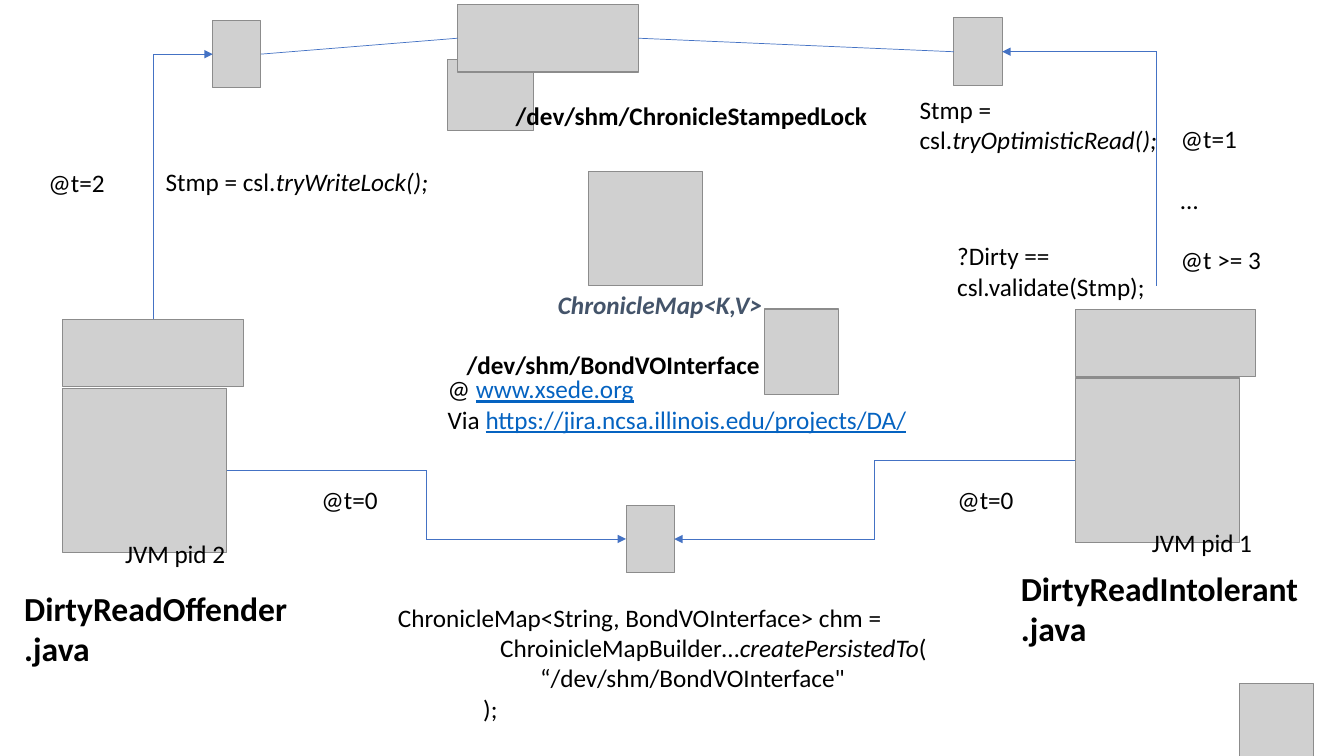
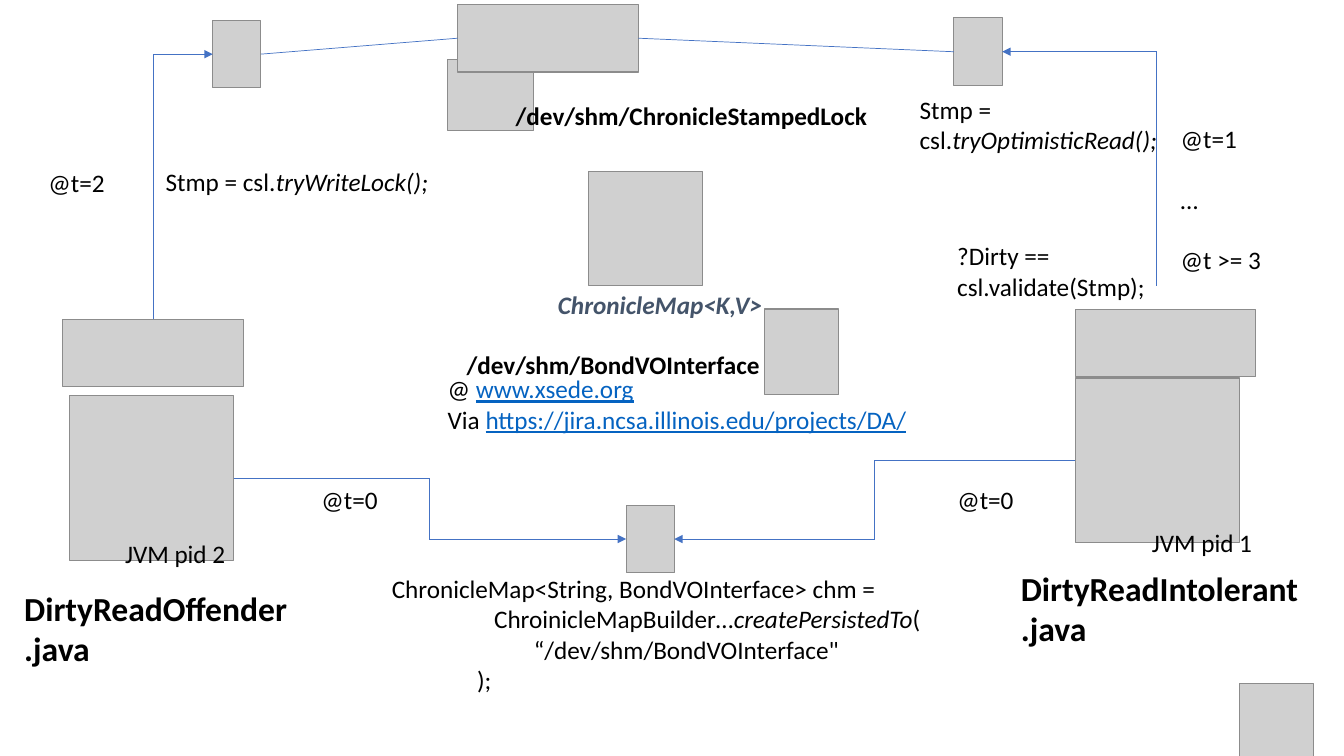
Before and after one commit to Cotton-Ben/RFC, a slide deck: slide 4 of ChroncileStampedLock/Chronicle=RFC.pptx (slide 2 before the commit). Drawn at 1344x756 pixels with LibreOffice and Linux fonts; fonts in the diff are those of the drawing; grey boxes stand for pictures. Boxes give left, top, right and bottom in pixels: in the first picture for what was removed or moved away, otherwise in the second. Text is boxed around its words. In the diff, an @@ line names an element or a change of style, - is before the commit and + after.

```diff
--- a/ChroncileStampedLock/Chronicle=RFC.pptx
+++ b/ChroncileStampedLock/Chronicle=RFC.pptx
@@ picture: place and size @@
-picture at (63, 388, 227, 553)
+picture at (70, 396, 234, 561)
@@ elbow arrow moved from (227, 471) - (626, 539) to (234, 478) - (626, 539) @@
@@ text "ChronicleMap<String, BondVOInterface> chm =": place and size @@
-text "ChronicleMap<String, BondVOInterface> chm =" at (398, 609, 926, 688)
+text "ChronicleMap<String, BondVOInterface> chm =" at (392, 580, 920, 660)
```
Also in this commit, not shown: 2 slides added, 2 other files.
